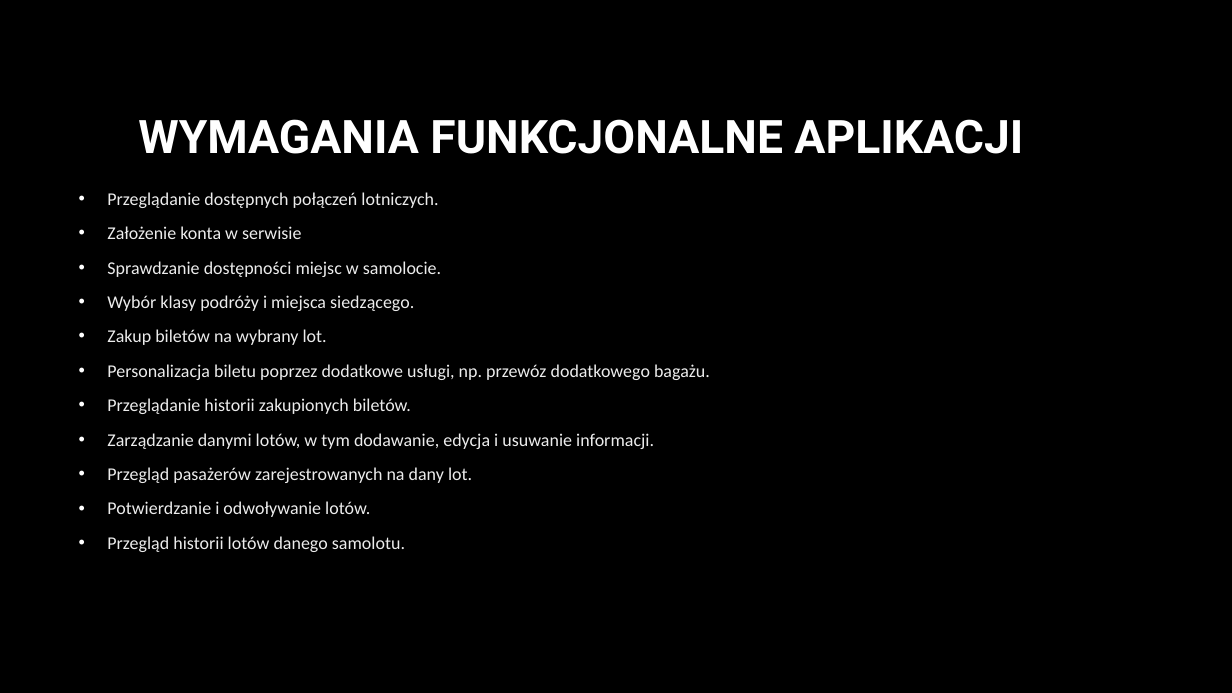
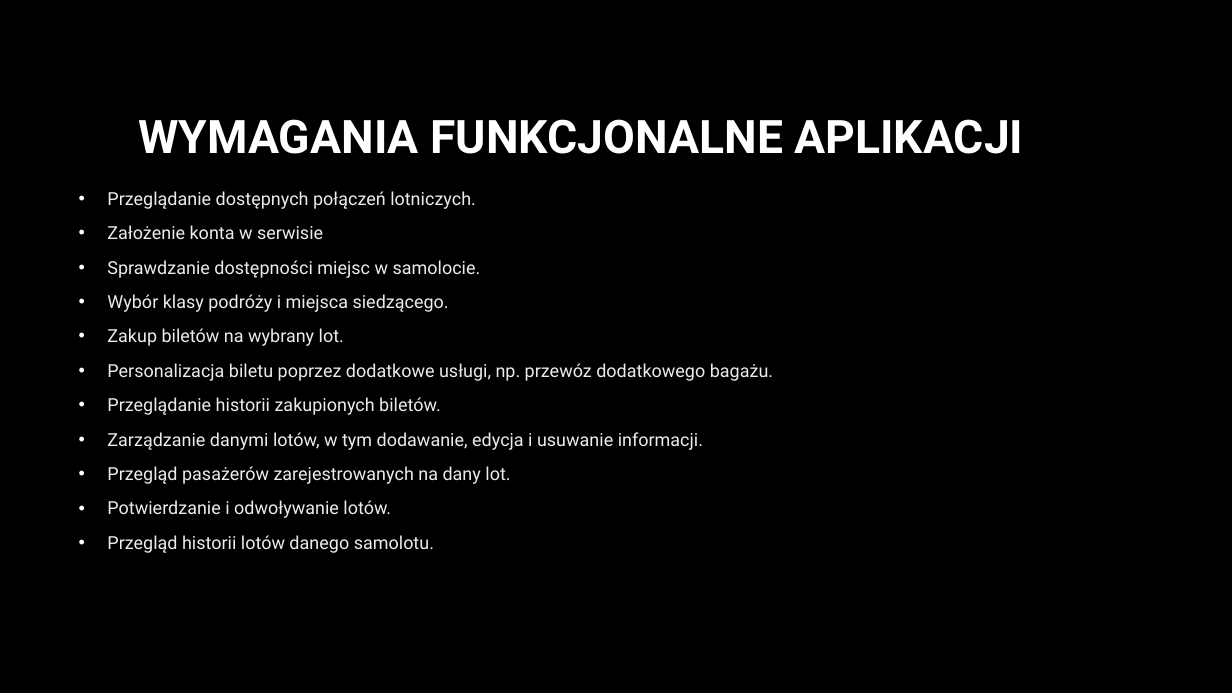
Before and after one commit to JakubDulewicz/Projekt-TAIB, a slide deck: slide 3 of Docs/Prezentacja etap 1 TAIIB V1.pptx. Drawn at 1232x693 pixels with LibreOffice and Linux fonts; fonts in the diff are those of the drawing; background and template pictures are left out. Boxes give left, top, right and bottom in pixels: in the first picture for what was removed or moved away, otherwise in the second. Text is boxed around its words. In the diff, an @@ line names an element or a change of style, - is before the commit and + after.

```diff
--- a/Docs/Prezentacja etap 1 TAIIB V1.pptx
+++ b/Docs/Prezentacja etap 1 TAIIB V1.pptx
@@ text "Przeglądanie dostępnych połączeń lotniczych." at box(107, 191, 773, 553): font Calibri to Roboto @@
```
